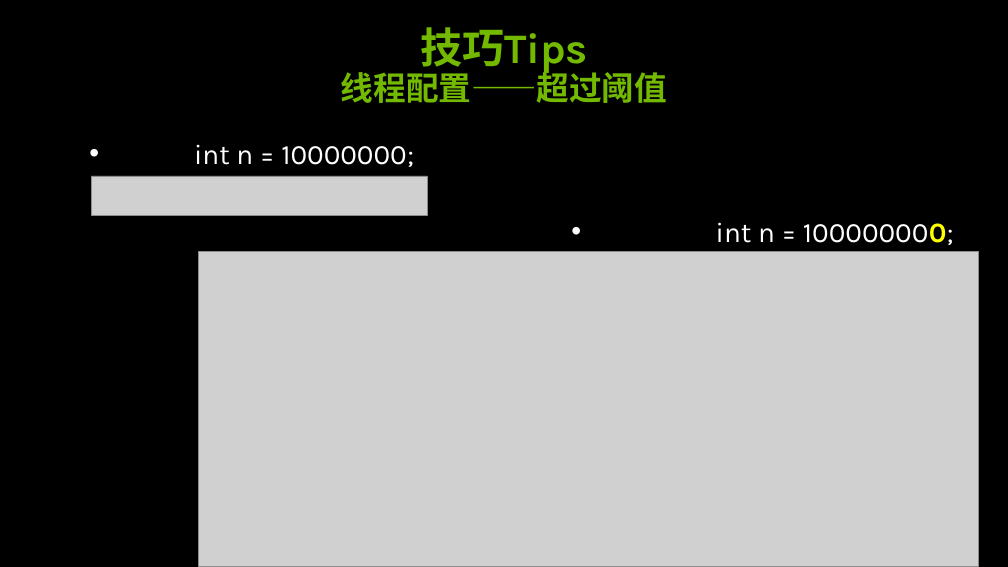
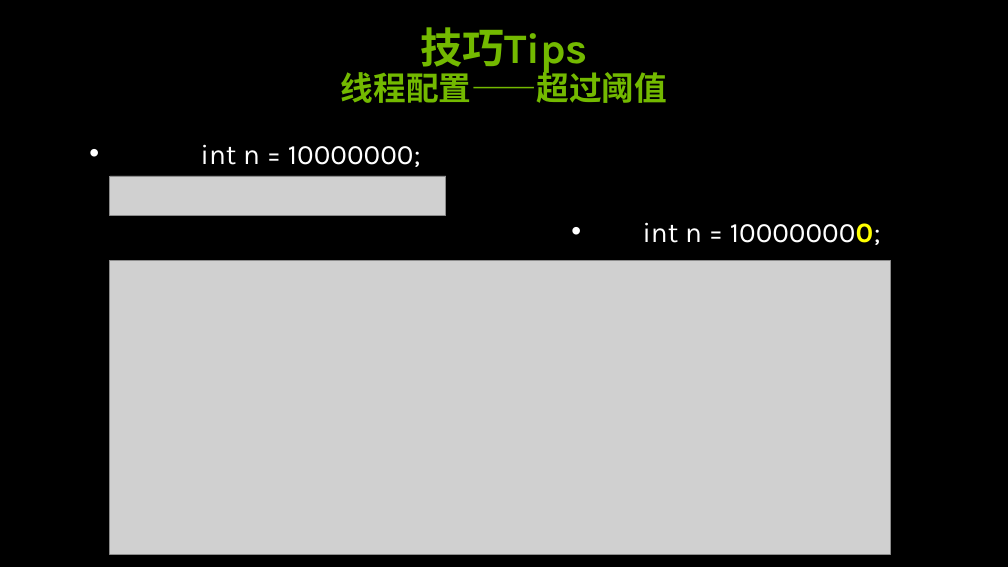
Before and after one commit to soulsheng/CUDA-Practice, a slide deck: slide 15 of doc/cuda_training_day1_pm(20141219Liu).pptx. Drawn at 1008x567 pixels with LibreOffice and Linux fonts; fonts in the diff are those of the drawing; grey boxes stand for pictures; background and template pictures are left out. Boxes give left, top, right and bottom in pixels: in the first picture for what was removed or moved away, otherwise in the second. Text is boxed around its words. In the diff, an @@ line names an element or a change of style, - is before the commit and + after.

```diff
--- a/doc/cuda_training_day1_pm(20141219Liu).pptx
+++ b/doc/cuda_training_day1_pm(20141219Liu).pptx
@@ text "int n = 10000000;": place and size @@
-text "int n = 10000000;" at bbox=[194, 145, 414, 167]
+text "int n = 10000000;" at bbox=[201, 144, 421, 167]
@@ text "int n = 100000000;": place and size @@
-text "int n = 100000000;" at bbox=[716, 222, 954, 245]
+text "int n = 100000000;" at bbox=[643, 222, 881, 245]
@@ picture: place and size @@
-picture at bbox=[92, 176, 428, 215]
+picture at bbox=[110, 176, 446, 215]
@@ picture: place and size @@
-picture at bbox=[198, 251, 979, 566]
+picture at bbox=[110, 260, 890, 554]
```
Also in this commit, not shown: 5 other slides changed.
